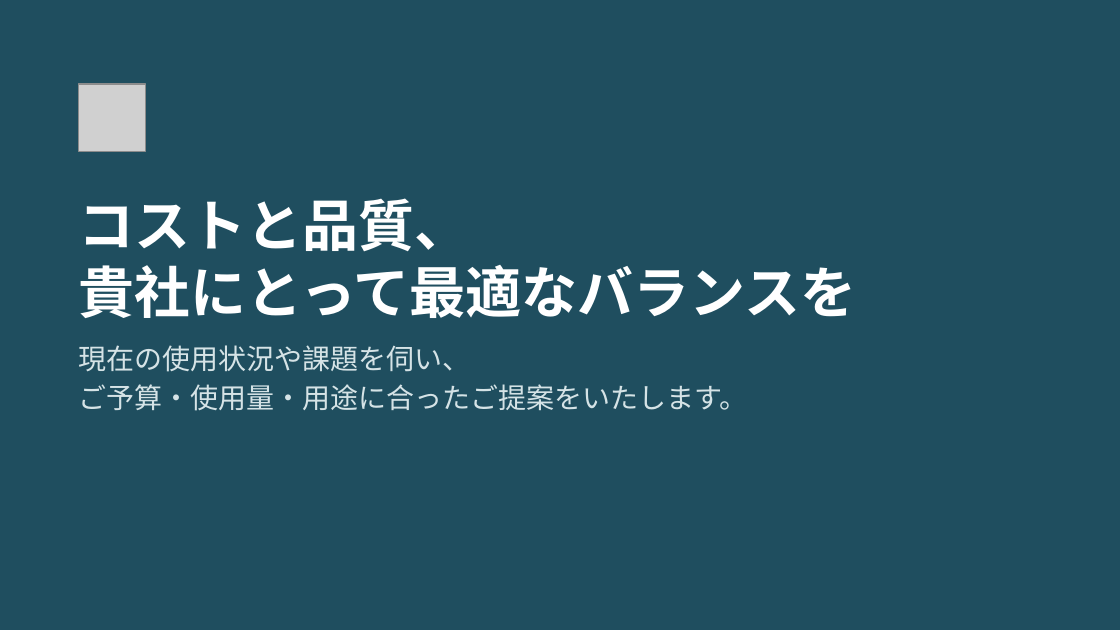
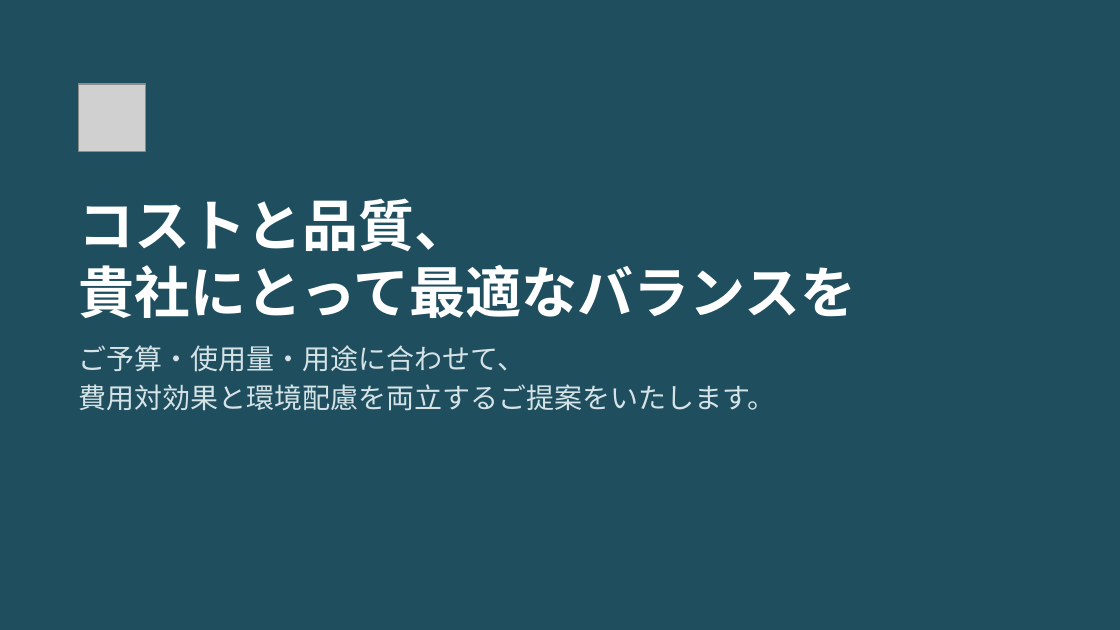
Before and after one commit to ha19870907-a11y/turbo-disco, a slide deck: slide 9 of tissue_sales_roleplay.pptx (slide 7 before the commit). Drawn at 1120x630 pixels with LibreOffice and Linux fonts; fonts in the diff are those of the drawing; grey boxes stand for pictures. Boxes give left, top, right and bottom in pixels: in the first picture for what was removed or moved away, otherwise in the second. Text is boxed around its words. In the diff, an @@ line names an element or a change of style, - is before the commit and + after.

```diff
--- a/tissue_sales_roleplay.pptx
+++ b/tissue_sales_roleplay.pptx
@@ text at box(78, 345, 775, 411): text changed @@
-現在の使用状況や課題を伺い、
-ご予算・使用量・用途に合ったご提案をいたします。
+ご予算・使用量・用途に合わせて、
+費用対効果と環境配慮を両立するご提案をいたします。
```
Also in this commit, not shown: 1 other slide changed, 2 slides added.
